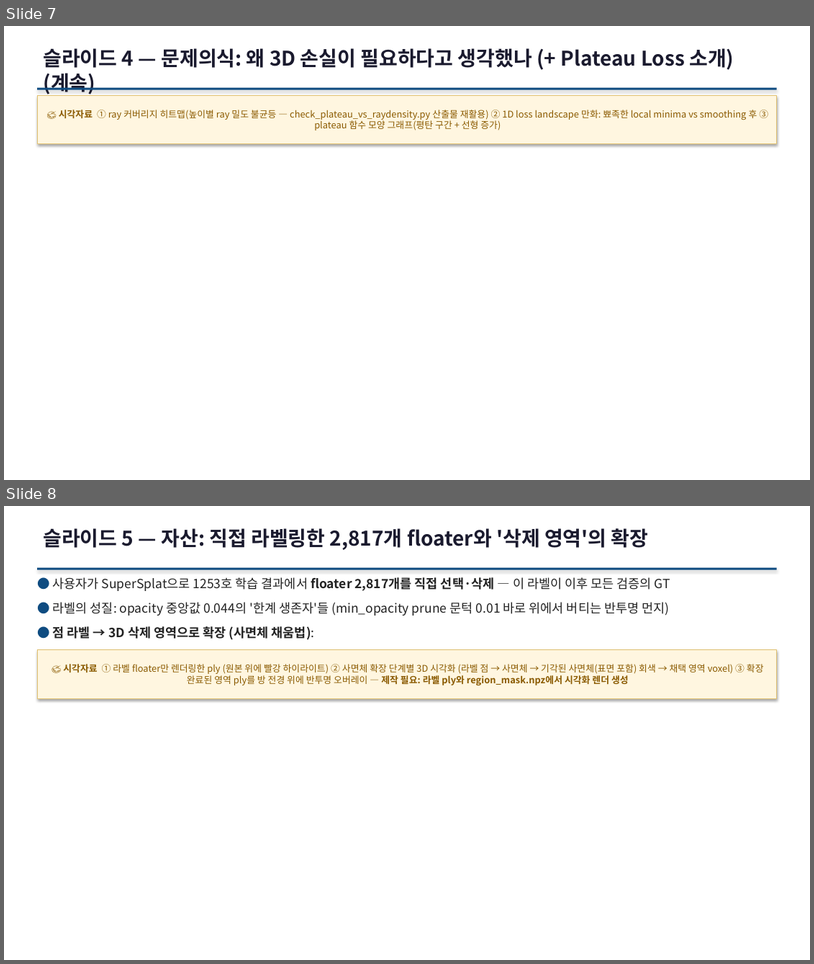
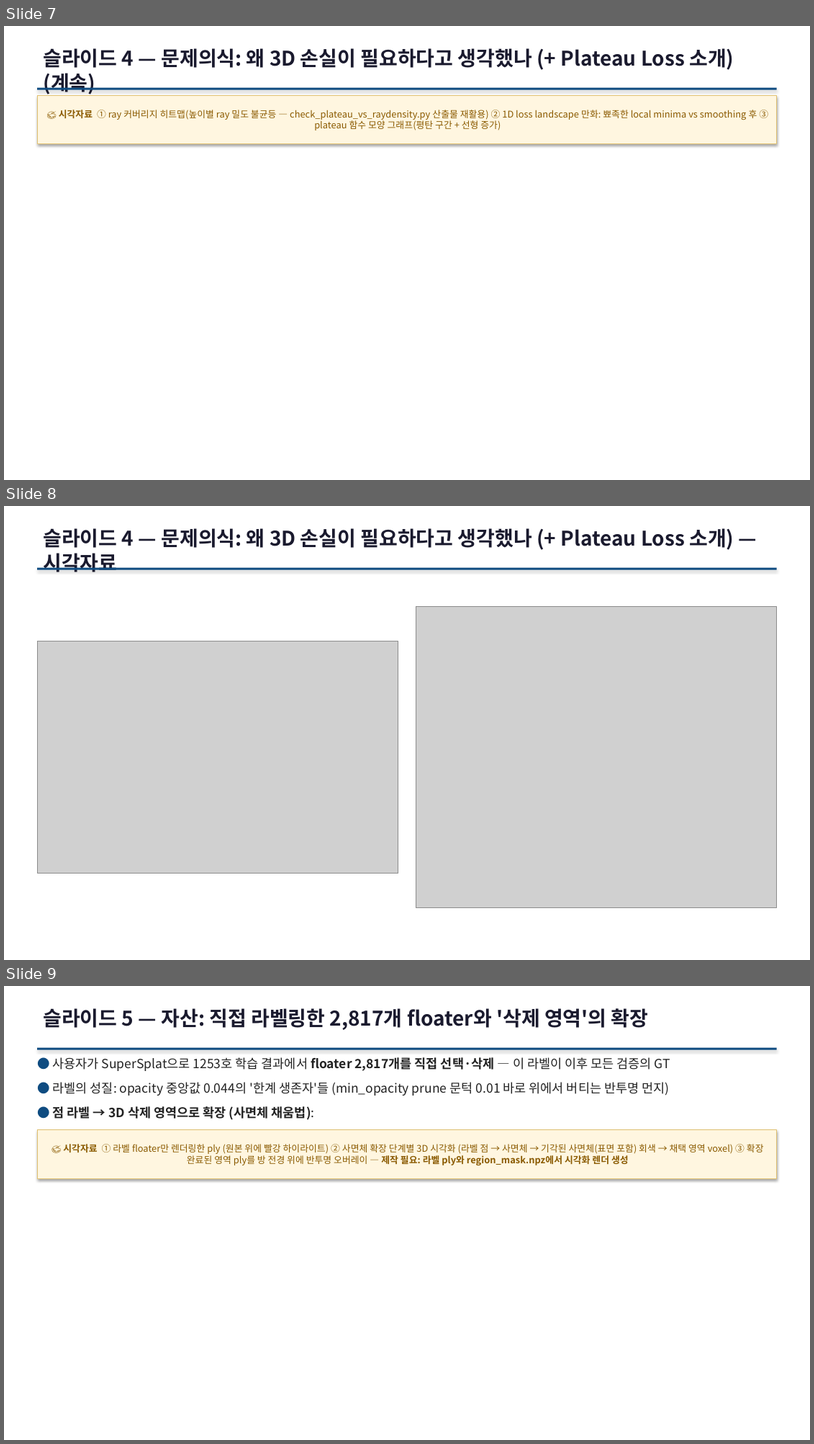
Before and after one commit to sawo0150/gs_floaterLab, a slide deck: context/ppt/gs_floater_deck.pptx. Shown one above the other, each under a label of ours: slides 7 and 8 before the commit, slides 7, 8 and 9 after it. The pictures are 814x964 and 814x1444 pixels, drawn with LibreOffice and Linux fonts; fonts in the diff are those of the drawing; grey boxes stand for pictures. Boxes give left, top, right and bottom in pixels: in the first picture for what was removed or moved away, otherwise in the second. Text is boxed around its words. In the diff, an @@ line names an element or a change of style, - is before the commit and + after.

```diff
--- a/context/ppt/gs_floater_deck.pptx
+++ b/context/ppt/gs_floater_deck.pptx
@@ slide 8 added at <box>4,506,810,960</box>, background #FFFFFF @@
@@ text added at <box>43,528,734,572</box>, 24 pt, text #1A1A2E, bold @@
+슬라이드 4 — 문제의식: 왜 3D 손실이 필요하다고 생각했나 (+ Plateau Loss 소개) — 시각자료
@@ rectangle added at <box>37,568,777,569</box>, fill #0F4C81 @@
@@ picture added at <box>417,606,778,908</box> @@
@@ picture added at <box>37,641,399,873</box> @@
@@ what was slide 8 is now slide 9 @@
```
Also in this commit, not shown: 12 other slides added, 20 other files.
